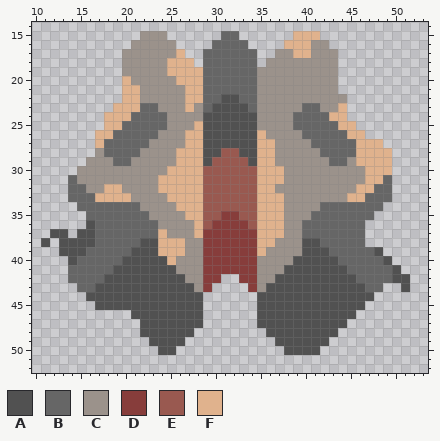
A pixel-art sprite gets an edit: sprites/units/unit-wrecks/elite-wrecks/stell-elite-wreck/15u-77-small-artillery-cannon-wreck.png. The picture above is the old version.
The file is 64x64 pixels. Shown: x 10..53, y 14..52.
Palette (. is transparent): A #515151  B #666666  C #9b928b  D #873d3b  E #995950  F #e0b28d
Pixels before, first column x 11:
15 ...........CCC......BB......FFF..........
16 ..........CCCCC....BBBB....FFFCC.........
17 .........CCCCCCF..BBBBBB..CCFFCCC........
18 .........CCCCCFFF.BBBBBB.CCCCCCCC........
19 .........CCCCCFFFFBBBBBBCCCCCCCCC........
20 .........FCCCCCFFFBBBBBBCCCCCCCCC........
21 .........FFCCCCCFFBBBBBBCCCCCCCCC........
22 .........FFCCCCCFFBBAABBCCCCCCCCCC.......
23 ........FFFBBCCCFCBAAAABCCCCCBBCCF.......
24 .......FFFBBBBCCCCAAAAAACCCCBBBBFF.......
25 .......FFBBBBBCCCFAAAAAACCCCBBBBBFF......
26 ......FFBBBBBCCCFFAAAAAAFCCCCBBBBBFF.....
27 ......FBBBBBCCCCFFAAAAAAFFCCCCBBBBBFFF...
28 ......CBBBBCCCCFFFAAEEAAFFCCCCCBBBBFFFF..
29 .....CCCBBCCCCCFFFAEEEEAFFCCCCCCBBCFFFF..
30 ....CCCCCCCCCCFFFFEEEEEEFFFCCCCCCCCCFFF..
31 ...BCCCCCCCCCFFFFFEEEEEEFFFCCCCCCCCCFFB..
32 ...BBCCFFCCCCFFFFFEEEEEEFFCCCCCCCCCFFBB..
33 ...BBBFFFFCCCCFFFFEEEEEEFFFCCCCCCCFFBBB..
34 ....BBBBBBBCCCCFFFEEEEEEFFFCCCCBBBBBBB...
35 .....BBBBBBBCCCCFFEEDDEEFFFCCCBBBBBBB....
36 .....ABBBBBBBCCCCFEDDDDEFFFCCBBBBBBB.....
37 .AA.AABBBBBBBFCCCFDDDDDDFFFCCBBBBBBB.....
38 A.AAAABBBBBAAFFFCCDDDDDDFFCCCAABBBBB.....
39 ..AAABBBBBAAAFFFCCDDDDDDFCCCCAAABBBBBA...
40 ...ABBBBBAAAAAFCCCDDDDDDCCCCAAAAABBBBBA..
41 ...BBBBBAAAAAAACCCDDDDDDCCCAAAAAAABBBBBA.
42 ...BBBBAAAAAAAAACCDD..DDCCAAAAAAAAABBBBAA
43 ....BBAAAAAAAAAAACD....DCAAAAAAAAAAABB..A
44 .....AAAAAAAAAAAAA......AAAAAAAAAAAAA....
45 ......AAAAAAAAAAAA......AAAAAAAAAAAA.....
46 ..........AAAAAAAA......AAAAAAAAAAA......
47 ...........AAAAAAA......AAAAAAAAAA.......
48 ...........AAAAAA........AAAAAAAA........
49 ............AAAA..........AAAAAA.........
50 .............AA............AAAA..........
The same view after the edit:
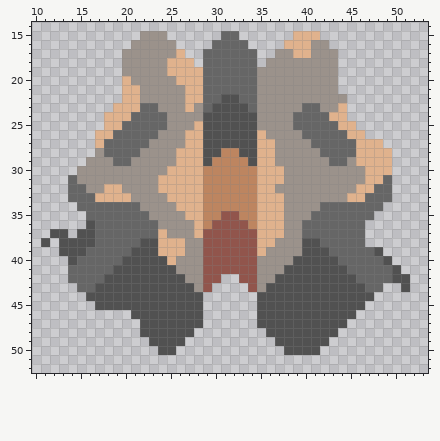
From old to new:
Colour D changes from #873d3b to #91554c.
Colour E changes from #995950 to #bd8560.
